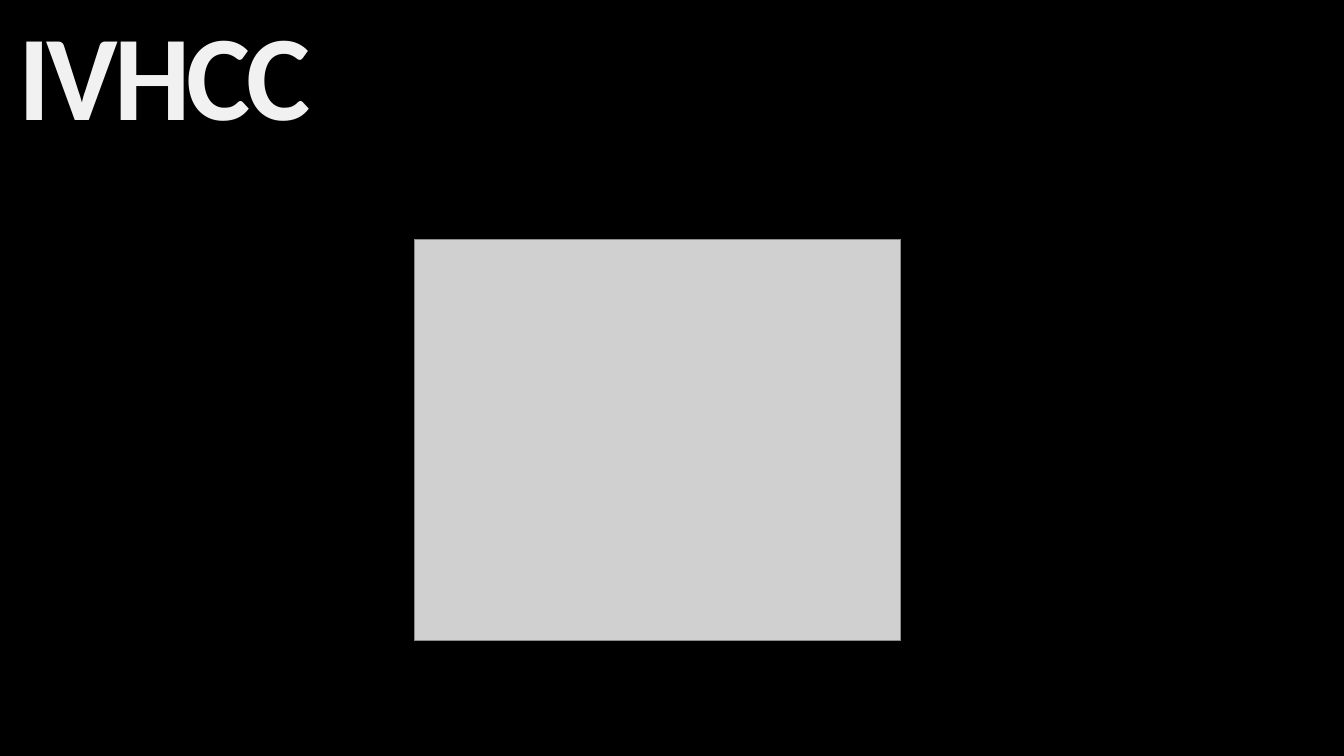
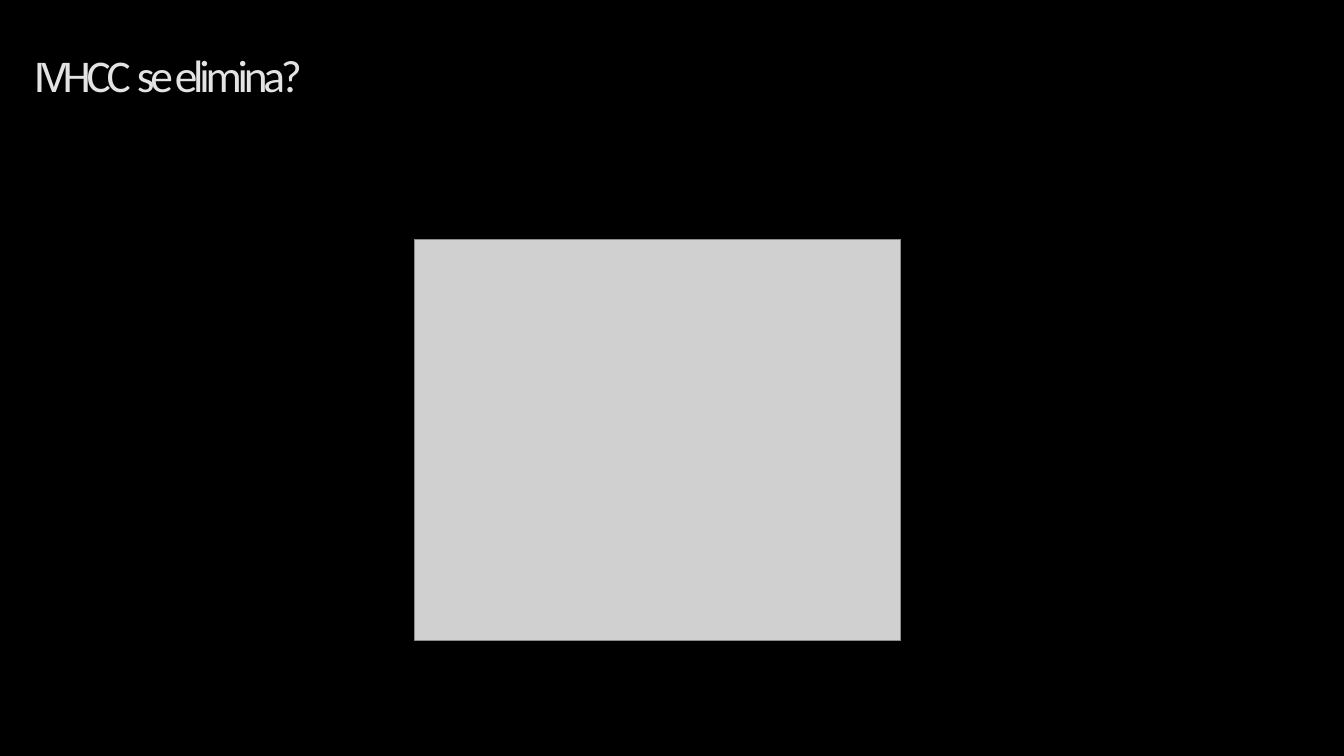
Before and after one commit to Sud-Austral/ds_indices, a slide deck: slide 20 of indices.pptx (slide 15 before the commit). Drawn at 1344x756 pixels with LibreOffice and Linux fonts; fonts in the diff are those of the drawing; grey boxes stand for pictures; background and template pictures are left out. Boxes give left, top, right and bottom in pixels: in the first picture for what was removed or moved away, otherwise in the second. Text is boxed around its words. In the diff, an @@ line names an element or a change of style, - is before the commit and + after.

```diff
--- a/indices.pptx
+++ b/indices.pptx
@@ title at (34,60,302,93): text changed; size 86.4 to 32.4 pt; text colour gradient #FFFFFF to #F1F1F1 to #E3E3E3 to gradient #969696 to #E3E3E3 to #FFFFFF; bold off @@
-IVHCC
+IVHCC se elimina?
```
Also in this commit, not shown: 20 other slides changed, 14 slides added, 7 slides removed.
